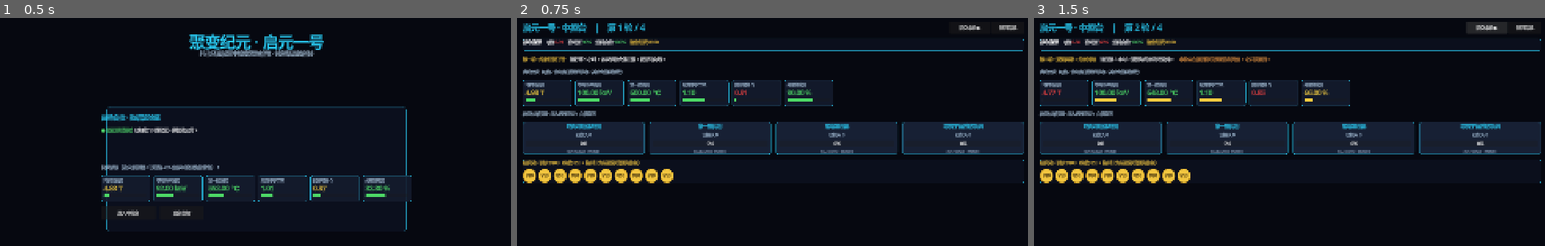
Above: before the commit, frames 1-3 (left to right).
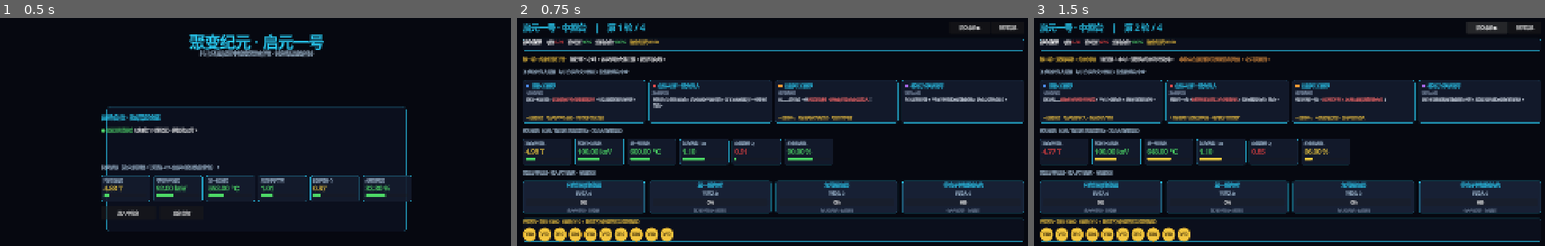
Above: after the commit, the same moments.

Repository: moss-550-w/Qiyuan-NO.1
Game: Godot game, scene res://scenes/menu/MainMenu.tscn
The game is run twice, just before and just after one commit, with the same random seed, the same clock (stepped at 60 frames per second) and the same inputs.
Inputs:
- Up to frame 1 (0.5 s): no input
- Up to frame 2 (0.75 s): click "进入中控台" at 0.5 s
- Up to frame 3 (1.5 s): click "提交本轮 ▶" at 1.25 s

Frame 1 is identical in both runs. In frame 2, 45% of the frame differs, in the area x 1-100%, y 22-99%; in frame 3, 45%.

Commit message:
feat: 新增专家简报系统与控制室简报展示功能
新增了BriefingSystem生成带立场的专家简报，实现了动态判定隐瞒/夸大行为，新增BriefingCard组件用于展示单条简报，在控制室界面添加了简报展示区域并完成数据绑定，补充了完整的轮次简报数据。

Diff:
--- a/data/briefings.json
+++ b/data/briefings.json
@@ -1,28 +1,91 @@
 {
-  "_comment": "专家简报模板。按 round → expert_id 组织。stance=立场倾向；honest=客观陈述；spin=带偏见的话术；suspect_point=新手模式高亮的可疑点（在spin中以{{suspect}}标记位置）。",
+  "_comment": "专家简报模板。按 round → expert_id 组织。honest=客观陈述（玩家不可见，仅作对照）；spin=带立场话术（玩家所见）；spin 中 {{suspect}}...{{/suspect}} 标注可疑片段，新手模式高亮；suspect_point=可疑点说明。隐瞒/夸大由 BriefingSystem 据本轮故障动态判定。",
   "1": {
     "magnet_eng": {
       "honest": "环向场读数较昨日略低，疑似电源纹波，建议排查。",
-      "spin": "磁体一切正常，{{suspect}}那点波动是测量误差{{/suspect}}，钱先紧着线圈准没错。",
-      "suspect_point": "把电源纹波说成测量误差，疑似隐瞒磁体电源老化"
+      "spin": "磁体一切正常，{{suspect}}那点波动不过是测量误差{{/suspect}}，钱先紧着线圈准没错。",
+      "suspect_point": "环向场仪表已偏低，却称‘正常/测量误差’"
     },
     "wall_eng": {
       "honest": "第一壁温度正常，新内衬表现良好。",
-      "spin": "新钨铜内衬稳如泰山，完全不用投钱，省下来给我做下一批材料实验。",
+      "spin": "新钨铜内衬稳如泰山，这轮完全不用投钱，省下来给我做下一批材料实验。",
       "suspect_point": ""
     },
     "tritium_eng": {
       "honest": "氚自持率正常，处于安全区间。",
-      "spin": "氚……勉强够，但{{suspect}}迟早要出问题{{/suspect}}，建议现在就加大包层投入。",
-      "suspect_point": "当前氚自持率正常，疑似夸大风险"
+      "spin": "氚……勉强够，但{{suspect}}迟早要断料，现在就得加大包层投入{{/suspect}}！",
+      "suspect_point": "氚自持率仪表仍正常，却渲染‘要断料’"
     },
     "plasma_eng": {
       "honest": "约束稳定，控制算法运行平稳。",
-      "spin": "与其纠结硬件，不如把经费投给控制系统，治本。",
+      "spin": "与其纠结硬件，不如把经费投给控制系统，治本之道在算法。",
       "suspect_point": ""
     }
   },
-  "2": { "_todo": "第二轮四专家简报，结构同上" },
-  "3": { "_todo": "第三轮四专家简报，结构同上" },
-  "4": { "_todo": "第四轮四专家简报，结构同上" }
+  "2": {
+    "magnet_eng": {
+      "honest": "环向场持续下滑，电源老化迹象明显。",
+      "spin": "磁体嘛……{{suspect}}稍有波动但完全可控{{/suspect}}，不必小题大做，继续投线圈即可。",
+      "suspect_point": "环向场偏离扩大，仍被描述为‘可控’"
+    },
+    "wall_eng": {
+      "honest": "第一壁温度上升，疑似微裂纹萌生。",
+      "spin": "壁温升一点？{{suspect}}新材料的正常工作区间而已{{/suspect}}，裂纹纯属多虑，放心。",
+      "suspect_point": "壁温仪表升高，却归因为‘正常区间’"
+    },
+    "tritium_eng": {
+      "honest": "氚自持率仍正常。",
+      "spin": "我再强调一遍，{{suspect}}氚迟早不够，必须未雨绸缪砸钱包层{{/suspect}}！",
+      "suspect_point": "本轮氚读数正常，仍持续渲染危机"
+    },
+    "plasma_eng": {
+      "honest": "约束尚可，但壁温扰动需关注。",
+      "spin": "硬件问题都能用控制算法补偿，预算还是该投给我们物理组。",
+      "suspect_point": ""
+    }
+  },
+  "3": {
+    "magnet_eng": {
+      "honest": "本轮磁体读数回稳，问题不在磁体。",
+      "spin": "看吧，磁体早稳了，这轮别在我这儿浪费钱，去查别的系统。",
+      "suspect_point": ""
+    },
+    "wall_eng": {
+      "honest": "壁温显著升高，微裂纹很可能已扩展。",
+      "spin": "壁温是高了些，但{{suspect}}内衬寿命还长得很，撑得住{{/suspect}}，别急着大修。",
+      "suspect_point": "壁温已明显异常，仍称‘撑得住’"
+    },
+    "tritium_eng": {
+      "honest": "氚自持率确实下降，提取泵效率存疑。",
+      "spin": "我早说了吧！氚现在真的在贫化，泵效在掉，必须立刻投包层！",
+      "suspect_point": ""
+    },
+    "plasma_eng": {
+      "honest": "约束受壁温与燃料波动影响，趋势走弱。",
+      "spin": "再优化一版控制算法就能压住扰动，硬件先放放。",
+      "suspect_point": ""
+    }
+  },
+  "4": {
+    "magnet_eng": {
+      "honest": "环向场再度大幅下滑，电源老化已严重。",
+      "spin": "磁体又抖了……{{suspect}}应该还能扛一会儿吧{{/suspect}}，要不再观察观察？",
+      "suspect_point": "末轮环向场严重偏离，仍消极拖延"
+    },
+    "wall_eng": {
+      "honest": "壁温逼近临界，裂纹扩展风险极高。",
+      "spin": "壁温有点吓人，但{{suspect}}我赌它还没破{{/suspect}}，钱投控制系统更划算。",
+      "suspect_point": "壁温逼近临界，仍以‘赌’回避"
+    },
+    "tritium_eng": {
+      "honest": "氚贫化加剧，燃料自持告急。",
+      "spin": "燃料真的要断了！这次是真的，所有余钱都给包层！",
+      "suspect_point": ""
+    },
+    "plasma_eng": {
+      "honest": "多重耦合扰动叠加，单靠算法已难维持。",
+      "spin": "情况复杂，但我仍相信算法优化能力挽狂澜，投控制系统吧。",
+      "suspect_point": ""
+    }
+  }
 }
--- /dev/null
+++ b/scenes/components/BriefingCard.tscn
@@ -0,0 +1,80 @@
+[gd_scene load_steps=3 format=3 uid="uid://bbriefcard0q1"]
+
+[ext_resource type="Script" path="res://scripts/ui/BriefingCard.gd" id="1_bc"]
+
+[sub_resource type="StyleBoxFlat" id="StyleBoxFlat_brief"]
+bg_color = Color(0.0784314, 0.105882, 0.176471, 0.901961)
+border_width_left = 1
+border_width_top = 1
+border_width_right = 1
+border_width_bottom = 1
+border_color = Color(0.168627, 0.835294, 1, 0.301961)
+corner_radius_top_left = 8
+corner_radius_top_right = 8
+corner_radius_bottom_right = 8
+corner_radius_bottom_left = 8
+
+[node name="BriefingCard" type="Panel"]
+custom_minimum_size = Vector2(280, 158)
+offset_right = 280.0
+offset_bottom = 158.0
+theme_override_styles/panel = SubResource("StyleBoxFlat_brief")
+script = ExtResource("1_bc")
+
+[node name="Margin" type="MarginContainer" parent="."]
+anchors_preset = 15
+anchor_right = 1.0
+anchor_bottom = 1.0
+grow_horizontal = 2
+grow_vertical = 2
+theme_override_constants/margin_left = 12
+theme_override_constants/margin_top = 10
+theme_override_constants/margin_right = 12
+theme_override_constants/margin_bottom = 10
+
+[node name="VBox" type="VBoxContainer" parent="Margin"]
+layout_mode = 2
+theme_override_constants/separation = 5
+
+[node name="Header" type="HBoxContainer" parent="Margin/VBox"]
+layout_mode = 2
+theme_override_constants/separation = 8
+
+[node name="Dot" type="ColorRect" parent="Margin/VBox/Header"]
+custom_minimum_size = Vector2(14, 14)
+layout_mode = 2
+size_flags_vertical = 4
+color = Color(0.5, 0.5, 0.5, 1)
+
+[node name="Name" type="Label" parent="Margin/VBox/Header"]
+layout_mode = 2
+text = "专家"
+theme_override_colors/font_color = Color(0.168627, 0.835294, 1, 1)
+theme_override_font_sizes/font_size = 17
+
+[node name="Personality" type="Label" parent="Margin/VBox"]
+layout_mode = 2
+text = "性格"
+theme_override_colors/font_color = Color(0.55, 0.62, 0.72, 1)
+theme_override_font_sizes/font_size = 12
+
+[node name="Text" type="RichTextLabel" parent="Margin/VBox"]
+layout_mode = 2
+size_flags_vertical = 3
+bbcode_enabled = true
+fit_content = true
+autowrap_mode = 2
+scroll_active = false
+text = "简报内容"
+theme_override_colors/default_color = Color(0.85, 0.89, 0.94, 1)
+theme_override_font_sizes/normal_font_size = 14
+
+[node name="Suspect" type="RichTextLabel" parent="Margin/VBox"]
+custom_minimum_size = Vector2(0, 18)
+layout_mode = 2
+bbcode_enabled = true
+fit_content = true
+autowrap_mode = 2
+scroll_active = false
+text = ""
+theme_override_font_sizes/normal_font_size = 12
--- a/scenes/control_room/ControlRoom.tscn
+++ b/scenes/control_room/ControlRoom.tscn
@@ -89,6 +89,16 @@
 scroll_active = false
 text = ""
 
+[node name="BriefingTitle" type="Label" parent="Root/Main"]
+layout_mode = 2
+text = "子系统负责人简报 · 与下方仪表交叉验证，警惕隐瞒与夸大"
+theme_override_colors/font_color = Color(0.682353, 0.788235, 0.882353, 1)
+theme_override_font_sizes/font_size = 15
+
+[node name="BriefingRow" type="HBoxContainer" parent="Root/Main"]
+layout_mode = 2
+theme_override_constants/separation = 12
+
 [node name="GaugeTitle" type="Label" parent="Root/Main"]
 layout_mode = 2
 text = "实时仪表（Q值 / 稳定度 随投资联动，其余为物理读数）"
--- /dev/null
+++ b/scripts/core/BriefingSystem.gd
@@ -0,0 +1,76 @@
+extends RefCounted
+class_name BriefingSystem
+## BriefingSystem —— 专家简报生成与立场过滤（纯函数式）
+##
+## 据 experts.json + briefings.json + 当前难度，为某轮生成四份带立场的简报。
+## 动态判定：
+##   - 隐瞒(is_hiding)：专家 hide_signal 中的根因正是本轮激活故障 → 他在淡化真问题。
+##   - 夸大(is_exaggerating)：专家 exaggerate_signal 中的根因本轮并未激活 → 虚张声势。
+## 新手模式高亮可疑卡片，并把 spin 中 {{suspect}} 片段染红；总工模式仅去标记。
+
+## 专家展示顺序
+const EXPERT_ORDER := ["magnet_eng", "wall_eng", "tritium_eng", "plasma_eng"]
+
+
+## 生成某轮四份简报，返回 Array[Dictionary]
+static func generate(round_index: int) -> Array:
+	var result: Array = []
+	var experts: Dictionary = DataManager.get_experts()
+	var briefings: Variant = DataManager.get_config("briefings")
+	var round_briefs: Dictionary = {}
+	if briefings is Dictionary:
+		round_briefs = (briefings as Dictionary).get(str(round_index), {})
+
+	var active: Array = FaultTree.round_active_causes(round_index)
+	var diff: Dictionary = DataManager.get_difficulty(GameState.difficulty)
+	var highlight_mode: bool = bool(diff.get("highlight_suspect", false))
+
+	for eid in EXPERT_ORDER:
+		var ex: Dictionary = experts.get(eid, {})
+		var brief: Dictionary = round_briefs.get(eid, {})
+		var spin: String = brief.get("spin", brief.get("honest", ""))
+		var suspect_point: String = brief.get("suspect_point", "")
+
+		var is_hiding: bool = _intersects(ex.get("hide_signal", []), active)
+		var is_exaggerating: bool = _check_exaggeration(ex.get("exaggerate_signal", []), active)
+		var has_issue: bool = (is_hiding or is_exaggerating) and suspect_point != ""
+
+		result.append({
+			"expert_id": eid,
+			"name": ex.get("name", eid),
+			"title": ex.get("title", ""),
+			"personality": ex.get("personality", ""),
+			"personality_label": ex.get("personality_label", ""),
+			"avatar": ex.get("avatar", ""),
+			"text": _render(spin, highlight_mode),
+			"is_hiding": is_hiding,
+			"is_exaggerating": is_exaggerating,
+			"suspect_point": suspect_point,
+			"highlight": highlight_mode and has_issue,
+		})
+	return result
+
+
+## 渲染 spin 文本：处理 {{suspect}} 标记
+static func _render(spin: String, highlight: bool) -> String:
+	if highlight:
+		return spin.replace("{{suspect}}", "[color=#ff6b6b]").replace("{{/suspect}}", "[/color]")
+	return spin.replace("{{suspect}}", "").replace("{{/suspect}}", "")
+
+
+## signals 与本轮激活故障是否有交集
+static func _intersects(signals: Array, active: Array) -> bool:
+	for s in signals:
+		if active.has(s):
+			return true
+	return false
+
+
+## 夸大：声称的信号本轮并未激活（喊狼来了）
+static func _check_exaggeration(exaggerate_signals: Array, active: Array) -> bool:
+	if exaggerate_signals.is_empty():
+		return false
+	for s in exaggerate_signals:
+		if not active.has(s):
+			return true
+	return false
--- /dev/null
+++ b/scripts/ui/BriefingCard.gd
@@ -0,0 +1,35 @@
+extends Panel
+class_name BriefingCard
+## BriefingCard —— 单个专家简报卡
+##
+## 显示专家姓名、性格、立场话术，新手模式下高亮可疑点（隐瞒/夸大）。
+## 数据由 BriefingSystem.generate() 提供，卡片只负责呈现。
+
+## 性格 → 主题色（左侧色点 + 高亮边框）
+const PERSONALITY_COLOR := {
+	"conservative": Color(0.30, 0.55, 0.95),
+	"aggressive": Color(0.90, 0.30, 0.30),
+	"pessimistic": Color(0.95, 0.60, 0.20),
+	"idealistic": Color(0.65, 0.40, 0.90),
+}
+
+@onready var _dot: ColorRect = $Margin/VBox/Header/Dot
+@onready var _name: Label = $Margin/VBox/Header/Name
+@onready var _personality: Label = $Margin/VBox/Personality
+@onready var _text: RichTextLabel = $Margin/VBox/Text
+@onready var _suspect: RichTextLabel = $Margin/VBox/Suspect
+
+
+func setup(data: Dictionary) -> void:
+	_name.text = data.get("name", "")
+	_personality.text = data.get("personality_label", "")
+	_dot.color = PERSONALITY_COLOR.get(data.get("personality", ""), Color.GRAY)
+	_text.text = data.get("text", "")
+
+	var suspect_point: String = data.get("suspect_point", "")
+	if bool(data.get("highlight", false)) and suspect_point != "":
+		_suspect.visible = true
+		var tag: String = "隐瞒" if bool(data.get("is_hiding", false)) else "夸大"
+		_suspect.text = "[color=#f5c63f]⚠ 疑似%s：%s[/color]" % [tag, suspect_point]
+	else:
+		_suspect.visible = false
--- a/scripts/ui/ControlRoom.gd
+++ b/scripts/ui/ControlRoom.gd
@@ -8,12 +8,14 @@
 
 const GAUGE_SCENE := preload("res://scenes/components/Gauge.tscn")
 const TOKEN_SCENE := preload("res://scenes/components/BudgetToken.tscn")
+const BRIEFING_SCENE := preload("res://scenes/components/BriefingCard.tscn")
 const TOKEN_FACE := 10   # 单枚代币面额
 
 @onready var _title: Label = $Root/Main/Header/Title
 @onready var _btn_submit: Button = $Root/Main/Header/BtnSubmit
 @onready var _btn_back: Button = $Root/Main/Header/BtnBack
 @onready var _info: RichTextLabel = $Root/Main/InfoLabel
+@onready var _briefing_row: HBoxContainer = $Root/Main/BriefingRow
 @onready var _metrics: RichTextLabel = $Root/Main/MetricsPanel/MetricsLabel
 @onready var _gauge_row: HBoxContainer = $Root/Main/GaugeRow
 @onready var _device_view: HBoxContainer = $Root/Main/DeviceView
@@ -98,10 +100,22 @@
 		fault_round.get("title", "第 %d 轮" % r),
 		_round_intro(r),
 	]
+	_build_briefings(r)
 	_rebuild_pool()
 	for z in _zones:
 		z.refresh()
 	_settle()
+
+
+## 生成并显示本轮四份专家简报
+func _build_briefings(r: int) -> void:
+	for c in _briefing_row.get_children():
+		c.queue_free()
+	for b in BriefingSystem.generate(r):
+		var card: BriefingCard = BRIEFING_SCENE.instantiate()
+		card.size_flags_horizontal = Control.SIZE_EXPAND_FILL
+		_briefing_row.add_child(card)
+		card.setup(b)
 
 
 ## 提交本轮：识别判定 → 记录 → 推进 / 结束
Not shown, added: scripts/core/BriefingSystem.gd.uid
Not shown, added: scripts/ui/BriefingCard.gd.uid
